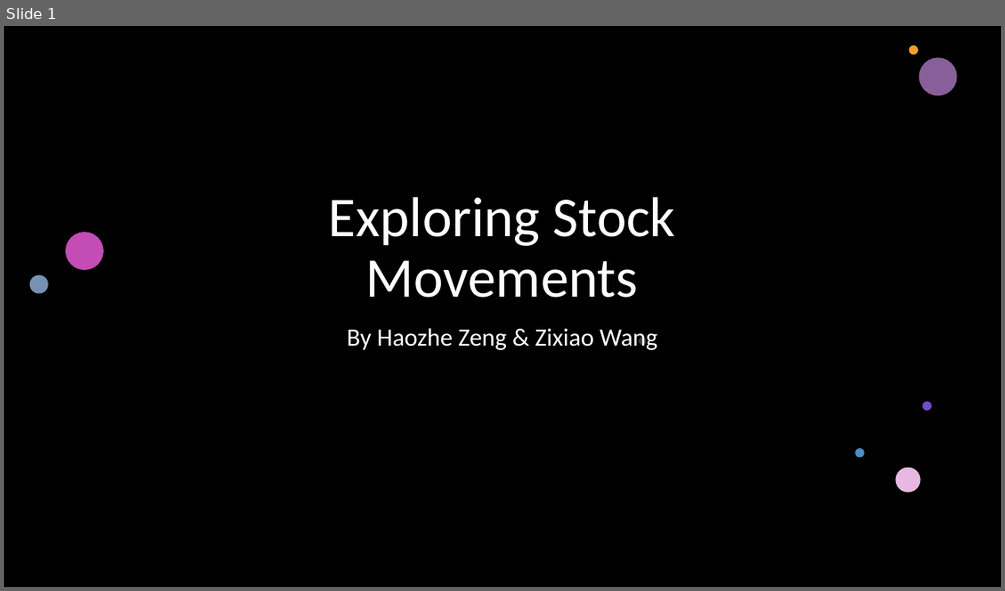
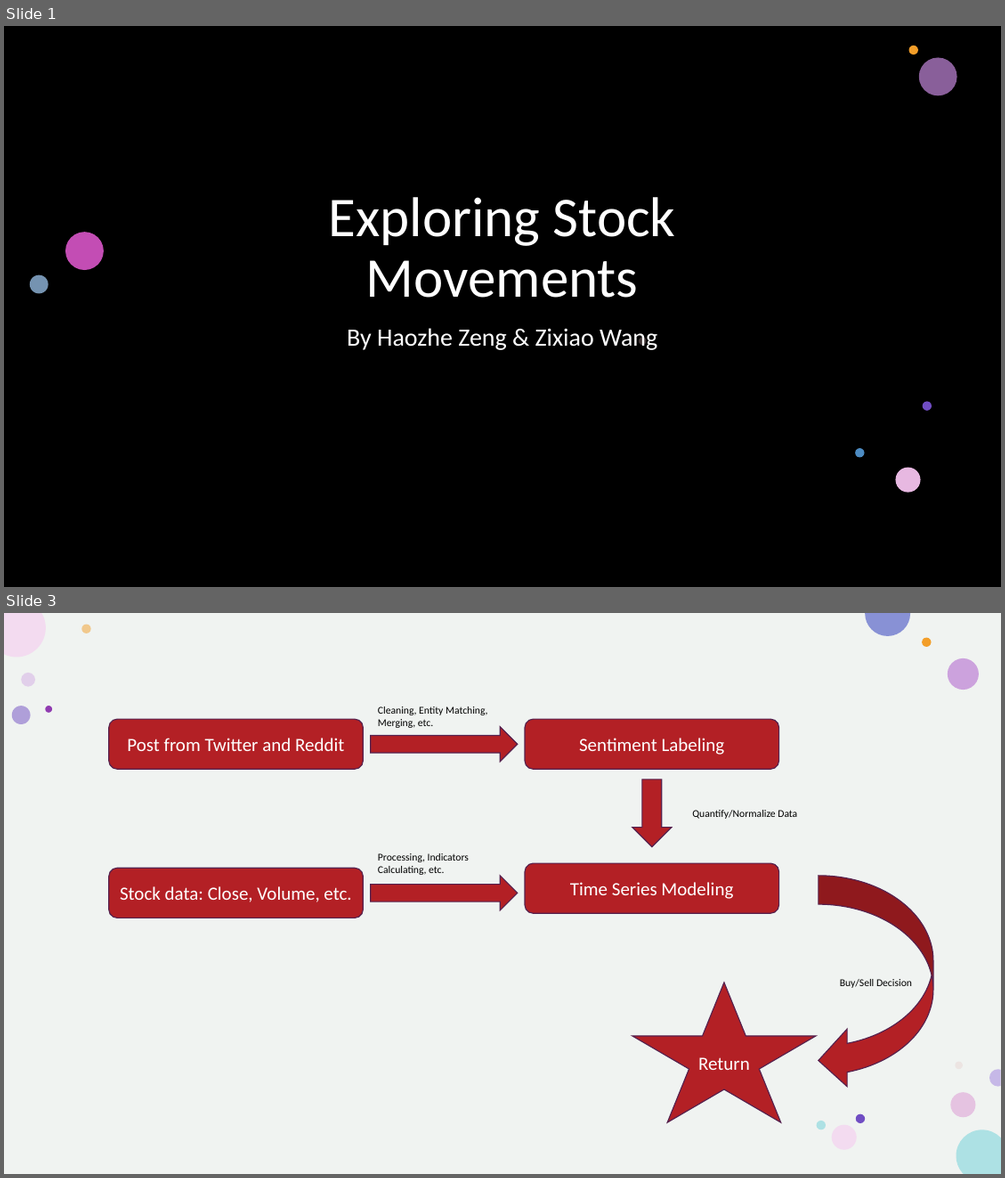
Before and after one commit to howie-zeng/Analyzing-Retail-Sentiment-and-Detecting-Trading-Signals, a slide deck: Presentation.pptx. Shown one above the other, each under a label of ours: slide 1 before the commit, slides 1 and 3 after it; the slides between them are not shown. The pictures are 1005x591 and 1005x1178 pixels, drawn with LibreOffice and Linux fonts; fonts in the diff are those of the drawing; background and template pictures are left out; a plain dark background stands for a picture behind light text. Boxes give left, top, right and bottom in pixels: in the first picture for what was removed or moved away, otherwise in the second. Text is boxed around its words. In the diff, an @@ line names an element or a change of style, - is before the commit and + after.

```diff
--- a/Presentation.pptx
+++ b/Presentation.pptx
@@ slide 3 added at bbox=[4, 613, 1001, 1174], background #FFFFFF; not listed: 4 template elements that a slide beside it also shows @@
@@ rectangle added at bbox=[4, 613, 1001, 1174], fill #F0F3F1 @@
@@ group added at bbox=[11, 625, 979, 1149]: 11 ellipses @@
@@ group added at bbox=[109, 706, 933, 1122]: 4 rounded rectangles, 3 texts, 2 right arrows, 1 down arrow, 1 curved left arrow, 1 star @@
+Post from Twitter and Reddit
+Cleaning, Entity Matching, Merging, etc.
+Sentiment Labeling
+Stock data: Close, Volume, etc.
+Processing, Indicators Calculating, etc.
+Time Series Modeling
+Quantify/Normalize Data
+Buy/Sell Decision
+Return
```
Also in this commit, not shown: 2 slides changed, 9 other slides added, 3 slides removed, 4 other files.
